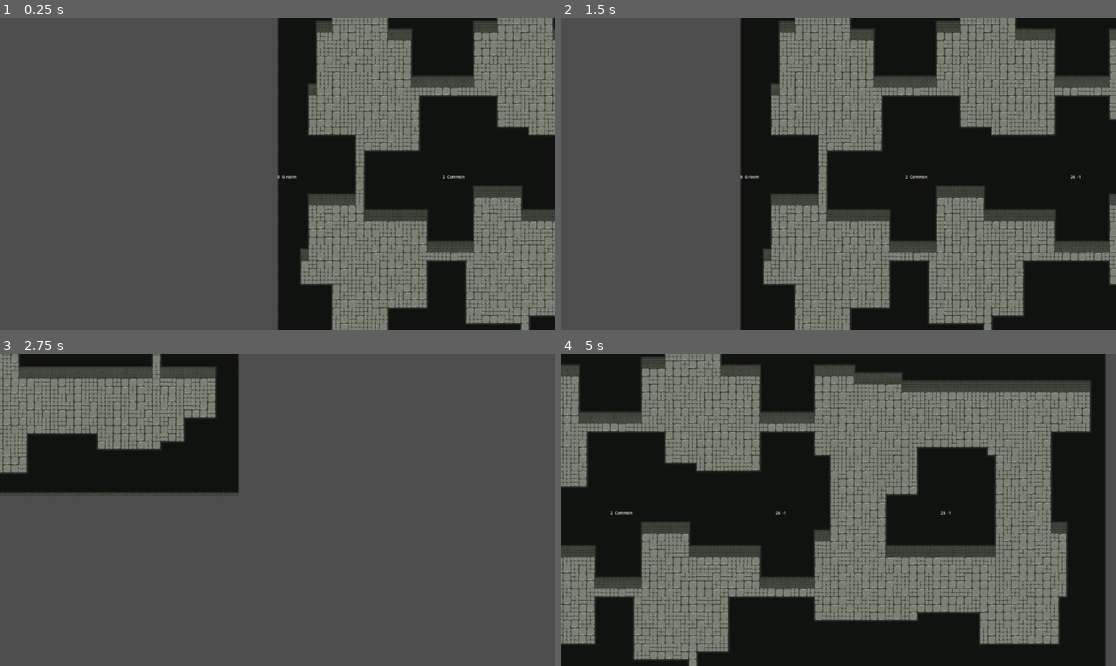
Above: before the commit, frames 1-4 (two rows, left to right).
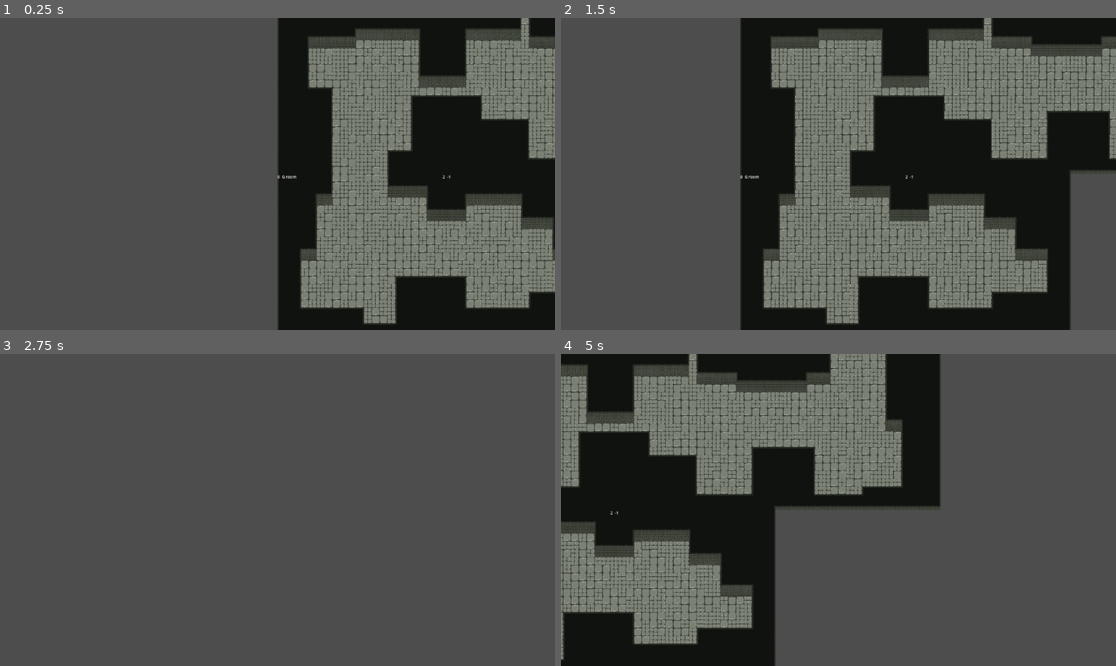
Above: after the commit, the same moments.

Repository: Sheroe0/2D-dungeon-generator
Game: Godot game, scene res://Level_generator/Level_gen.tscn
The game is run twice, just before and just after one commit, with the same random seed, the same clock (stepped at 60 frames per second) and the same inputs.
Inputs (mouse positions are in pixels of both pictures, inside the frame that each line leads up to):
- Up to frame 1 (0.25 s): no input
- Up to frame 2 (1.5 s): click (916, 217) at 0.5 s; tap Enter at 1.25 s; move the mouse to (960, 158) at 1.27 s; hold Right (ui_right) from 1.28 s (still down); click (960, 158) at 1.42 s
- Up to frame 3 (2.75 s): move the mouse to (166, 525) at 2.02 s; release Right (ui_right) at 2.03 s; hold Down (ui_down) from 2.03 s (still down); click (166, 525) at 2.17 s
- Up to frame 4 (5 s): move the mouse to (894, 441) at 2.77 s; release Down (ui_down) at 2.78 s; hold Right (ui_right) 2.78-3.53 s; click (894, 441) at 2.92 s; move the mouse to (810, 572) at 3.52 s; hold Up (ui_up) 3.53-4.28 s; click (810, 572) at 3.67 s; move the mouse to (1005, 556) at 4.27 s; hold Left (ui_left) from 4.28 s (still down); click (1005, 556) at 4.42 s; tap Escape (ui_cancel) at 4.9 s

The runs differ from the first frame. In frame 1, 16% of the frame differs, in the area x 54-100%, y 0-100%; in frame 2, 24%; in frame 3, 17%; in frame 4, 59%, in the area x 0-99%, y 0-100%.

Commit message:
Working with the preset editor
The user interface has been created
Created new scripts:
res://Save_selected_area.gd
res://Mouse_behavior.gd
res://Main_editor_script.gd
res://Exclusion_button.gd

A script has been created to save presets in users derectory.

Diff:
--- /dev/null
+++ b/Exclusion_button.gd
@@ -0,0 +1,4 @@
+extends Button
+
+func _on_pressed():
+	$"../..".visible = false
--- a/Level_generator/Level_gen.gd
+++ b/Level_generator/Level_gen.gd
@@ -3,28 +3,28 @@
 #избавиться от MAIN
 
 #переменные которые вы можете настроить под себя:
-#ВАЖНО! rsc должно быть нечётным для чёткого определения центра комнаты
-const rsc = 21 #количество клеток в комнате room_size_cell
-const size = 32 #пикселей в тайле
-const enemy_spawn_chans = 2 #процентов
-const pres_bild_spawn_chans = 100 # шанс спавна объекта в центре
-const passage_size = 7 # размер прохода между чанками
+#ВАЖНО! RSC должно быть нечётным для чёткого определения центра комнаты
+const RSC = 21 #количество клеток в комнате room_size_cell
+const SIZE = 32 #пикселей в тайле
+const ENEMY_SPAWN_CHANCE = 2 #процентов
+const PRES_DILD_SPAWN_CHANCE = 100 # шанс спавна объекта в центре
+const PASSAGE_SIZE = 7 # размер прохода между чанками
 var room_count = 20 #этот параметр не отражает финальное колличество комнат.
 #трейнсеты
-const wol1_id = 2 #основные стены в тайлмапе
-const wol2_id = 1 #хз как описать. ну допустим дополнительные тайлы стены
-const flor_id = 0 #тайлы пола
-const train_set_room = 0
+const WALL1_ID = 2 #основные стены в тайлмапе
+const WALL2_ID = 1 #хз как описать. ну допустим дополнительные тайлы стены
+const FLOR_ID = 0 #тайлы пола
+const TRAIN_SET_ROOM = 0
 
 ###################################
 ## шансы появления редких комнат ##
 ###################################
 
-var chans_no_common = 50        #шанс появления не комон румы
+var chance_no_common = 50        #шанс появления не комон румы
 
 #сумма всех шансов ниже не должна привышать 100
-var chans_spavn_event_room = 0  #шанс появления ивентовой румы
-var chans_random_room = 0       #шанс появления рандомно составленной румы
+var chance_spavn_event_room = 0  #шанс появления ивентовой румы
+var chance_random_room = 0       #шанс появления рандомно составленной румы
 								#шанс появления большой румы 100 минус шансы выше
 
 ############################
@@ -32,14 +32,14 @@
 ############################
 
 #сумма всех шансов ниже не должна привышать 100
-var chans_doble_room = 40       #шанс появления двойной комнаты
-var chans_g_room = 40           #шанс появления Г комнаты
+var chance_double_room = 40       #шанс появления двойной комнаты
+var chance_g_room = 40           #шанс появления Г комнаты
 								#шанс появления квадратной румы 100 минус шансы выше
 
 #переменные заложенные в основу. трогать не стоит
-var doble_room_patern = [[Vector2(0,0),Vector2(0,1)],[Vector2(0,0),Vector2(0,-1)],
+var double_room_pattern = [[Vector2(0,0),Vector2(0,1)],[Vector2(0,0),Vector2(0,-1)],
 						[Vector2(0,0),Vector2(1,0)],[Vector2(0,0),Vector2(-1,0)]]
-var g_room_patern = [[Vector2(0,0),Vector2(0,1),Vector2(1,1)],
+var g_room_pattern = [[Vector2(0,0),Vector2(0,1),Vector2(1,1)],
 					[Vector2(0,0),Vector2(0,1),Vector2(-1,1)],
 					[Vector2(0,0),Vector2(0,-1),Vector2(-1,-1)],
 					[Vector2(0,0),Vector2(0,-1),Vector2(1,-1)],
@@ -51,11 +51,11 @@
 					[Vector2(0,0),Vector2(-1,0),Vector2(0,-1)],
 					[Vector2(0,0),Vector2(1,0),Vector2(0,-1)],
 					[Vector2(0,0),Vector2(-1,0),Vector2(0,-1)]]
-var sqaer_room_patern = [[Vector2(0,0),Vector2(1,0),Vector2(1,1),Vector2(0,1)],
+var square_room_pattern = [[Vector2(0,0),Vector2(1,0),Vector2(1,1),Vector2(0,1)],
 						[Vector2(0,0),Vector2(-1,0),Vector2(-1,-1),Vector2(0,-1)],
 						[Vector2(0,0),Vector2(1,0),Vector2(1,-1),Vector2(0,-1)],
 						[Vector2(0,0),Vector2(-1,0),Vector2(-1,1),Vector2(0,1)],]
-const centr:int = int(floor(rsc/2.0))
+var centr:int = int(floor(RSC/2.0))
 #var enemy = preload("res://scens/Enemys/Slime/TestBrain.tscn")
 var enemy_count = 0
 var enemy_name
@@ -75,45 +75,47 @@
 	generate_level()
 	#отладочные принты
 	for i in dict_r:
-		var child = Label.new()  # создание нового узла
+		var child = Label.new()  # создание нового узла метки
 		add_child(child)  # добавление узла в текущий узел
-		child.position = dict_r[i]["Pos"] * rsc * size
+		child.position = dict_r[i]["Pos"] * RSC * SIZE
 		child.text = str(i) +"  "+ str(dict_r[i]["Type"]) # установка текста метки
 		print(i,": Pos: ",dict_r[i]["Pos"],"\n")
 		print("    Type: ",dict_r[i]["Type"],"\n")
-		print("    Chanks: ",dict_r[i]["Chanks"],"\n")
+		print("    Chunks: ",dict_r[i]["Chunks"],"\n")
 		print("    Blocked: ",dict_r[i]["Blocked"],"\n")
 		print("    Enter: ",dict_r[i]["Enter"],"\n")
 		print("    Corners: ",dict_r[i]["Corners"],"\n")
 
+################################################################################################
 # Главная функция вызывающая поочерёдно функции генерирующие уровень
+################################################################################################
 func generate_level():
 	#рандомный шагатель создаюший уровень
-	rundom_shag(room_count)
+	random_step(room_count)
 	#начальное заполнение информации о комнате dict_r
 	for i in room_count:
 		initial_filling(i)
 	#выбор типа комнаты если не заблокирована
 	for i in room_count:
-		if !dict_r[i]["Blocked"] and chans_no_common > rng.randi_range(0,100):
+		if !dict_r[i]["Blocked"] and chance_no_common > rng.randi_range(0,100):
 			choosing_type_room(i)
 	#добавление параметра Enter в словарь информации о комнате
 	for i in room_count:
 		dict_r[i]["Enter"] = [0,0,0,0]
 	#объединяем комнаты в дерево
-	arrangement_outputs_and_inputs( build_tree() )
+	arrange_outputs_and_inputs( build_tree() )
 	#собираем чанки из тайлов
 	for i in dict_r:
-		create_chank(i)
+		create_chunk(i)
 		t_map.set_cells_terrain_connect(0,dict_r[i]["Flor_tile"],0,0,false)
-		t_map.set_cells_terrain_connect(0,dict_r[i]["Wol1_tile"],0,1,false)
-		t_map.set_cells_terrain_connect(0,dict_r[i]["Wol2_tile"],0,2,false)
+		t_map.set_cells_terrain_connect(0,dict_r[i]["Wall1_tile"],0,1,false)
+		t_map.set_cells_terrain_connect(0,dict_r[i]["Wall2_tile"],0,2,false)
 	#делаем проходы между чанками
 	for i in dict_r:
 		add_passages_between_chunks(i)
 	#делаем проходы между комнатами
 	for i in dict_r:
-		add_passages_between_room(i)
+		add_passages_between_rooms(i)
 		for element in dict_r[i]["Passages"]:
 			if dict_r[i]["Passages_wall1"].has(element):
 				dict_r[i]["Passages_wall1"].erase(element)
@@ -128,7 +130,7 @@
 #рандомный шагатель создаюший уровень
 #получает на вход колличестко комнат для генерации и заполняет глобальный вектор позиций комнат
 ################################################################################################
-func rundom_shag(rc):
+func random_step(rc):
 	var y :int = 0
 	var x :int = 0
 	while room_pos.size()<rc:
@@ -148,7 +150,7 @@
 	dict_r[i] = {
 		"Pos" = room_pos[i],
 		"Type" = "Common",
-		"Chanks" = [Vector2(0,0)],
+		"Chunks" = [Vector2(0,0)],
 		"Blocked" = blocked,
 	}
 #	dict_r[i]["Enter"] = [0,0,0,0],
@@ -156,53 +158,53 @@
 # определение типа комнаты на основе глобальных шансов. принимает на вход id румы
 ################################################################################################
 func choosing_type_room(i):
-	var chans = rng.randi_range(0,100)
+	var chance = rng.randi_range(0,100)
 	var pos = dict_r[i]["Pos"]
 	#это эвент румы
-	if chans < chans_spavn_event_room:
+	if chance < chance_spavn_event_room:
 		pass
 	#это рандомные румы
-	elif chans < chans_random_room + chans_spavn_event_room:
+	elif chance < chance_random_room + chance_spavn_event_room:
 		pass
 	#это биг румы
 	else:
-		big_room_kreator(i)
+		big_room_creator(i)
 
 ################################################################################################
 # функция для генерации комнат состоящих из нескольких чанков. создаётся по заданому пресету.
 # возможно расширение функционала пользователем. например вы можете добавить Т румы
 ################################################################################################
-func big_room_kreator(i):
+func big_room_creator(i):
 	var pos = dict_r[i]["Pos"]
-	var chans = rng.randi_range(0,100)
+	var chance = rng.randi_range(0,100)
 	#это даблрумы
-	if chans < chans_doble_room and checking_validity_placement(doble_room_patern,pos):
+	if chance < chance_double_room and check_validity_placement(double_room_pattern,pos):
 		for v in VARIANT:
-			creating_auxiliary_room(v+pos)
-		dict_r[i]["Type"] = "Doble"
-		dict_r[i]["Chanks"] = VARIANT
+			create_auxiliary_room(v+pos)
+		dict_r[i]["Type"] = "double"
+		dict_r[i]["Chunks"] = VARIANT
 	#это г румы
-	elif chans < chans_doble_room + chans_g_room and checking_validity_placement(g_room_patern,pos):
+	elif chance < chance_double_room + chance_g_room and check_validity_placement(g_room_pattern,pos):
 		for v in VARIANT:
-			creating_auxiliary_room(v+pos)
+			create_auxiliary_room(v+pos)
 		dict_r[i]["Type"] = "G room"
-		dict_r[i]["Chanks"] = VARIANT
+		dict_r[i]["Chunks"] = VARIANT
 	#это квадрат
-	elif checking_validity_placement(sqaer_room_patern,pos):
+	elif check_validity_placement(square_room_pattern,pos):
 		for v in VARIANT:
-			creating_auxiliary_room(v+pos)
+			create_auxiliary_room(v+pos)
 		dict_r[i]["Type"] = "Sqare"
-		dict_r[i]["Chanks"] = VARIANT
+		dict_r[i]["Chunks"] = VARIANT
 	else:
 		dict_r[i]["Blocked"] = true
-		dict_r[i]["Chanks"] = [Vector2(0,0)]
+		dict_r[i]["Chunks"] = [Vector2(0,0)]
 
 ################################################################################################
 # функция определяющая какой из пресетов подходит для создания комнаты.
 # возвращает тру если есть пресет подходящий под окружение комнаты.
 # так же задаёт глобальную переменную VARIANT в которой содержится подходящий пресет румы.
 ################################################################################################
-func checking_validity_placement(pattern,pos):
+func check_validity_placement(pattern,pos):
 	pattern.shuffle()
 	var found = true # флаг
 	for variant in pattern:
@@ -223,7 +225,7 @@
 # задаёт значение чанка -1, обозначая принадлежность к большой комнате и блокирует его.
 # на вход принимает позицию чанка
 ################################################################################################
-func creating_auxiliary_room(p):
+func create_auxiliary_room(p):
 	if !room_pos.has(p):
 		room_pos.append(p)
 		room_count += 1
@@ -287,7 +289,7 @@
 # функция интерпритирующая дерево построенное BFS в удобный для использования масив данных
 # принимает на вход дерево чанков
 ################################################################################################
-func arrangement_outputs_and_inputs(tree):
+func arrange_outputs_and_inputs(tree):
 	var keys = tree.keys()
 	var values = tree.values()
 
@@ -314,10 +316,10 @@
 # генерация тайлов чанка
 # принимает на вход индекс чанка
 ################################################################################################
-func create_chank(index):
-	var pos = Vector2i(dict_r[index]["Pos"].x,dict_r[index]["Pos"].y) * Vector2i(rsc,rsc)
-	var array_wol1_pos: Array[Vector2i] = []
-	var array_wol2_pos: Array[Vector2i] = []
+func create_chunk(index):
+	var pos = Vector2i(dict_r[index]["Pos"].x,dict_r[index]["Pos"].y) * Vector2i(RSC,RSC)
+	var array_Wall1_pos: Array[Vector2i] = []
+	var array_Wall2_pos: Array[Vector2i] = []
 	var array_flor_pos: Array[Vector2i] = []
 	var lu = Vector2i.ZERO #лево верх
 	var ld = Vector2i.ZERO #лево низ
@@ -325,15 +327,15 @@
 	var rd = Vector2i.ZERO #право низ
 	lu.x = rng.randi_range(3, centr -3)
 	ld.x = rng.randi_range(3, centr -3)
-	ru.x = rng.randi_range(centr + 3, rsc -3)
-	rd.x = rng.randi_range(centr + 3, rsc -3)
+	ru.x = rng.randi_range(centr + 3, RSC -3)
+	rd.x = rng.randi_range(centr + 3, RSC -3)
 	lu.y = rng.randi_range(3, centr - 3)
-	ld.y = rng.randi_range(centr + 3, rsc - 3)
+	ld.y = rng.randi_range(centr + 3, RSC - 3)
 	ru.y = rng.randi_range(3, centr - 3)
-	rd.y = rng.randi_range(centr + 3, rsc - 3)
+	rd.y = rng.randi_range(centr + 3, RSC - 3)
 	var corners = [lu,ld,ru,rd]
-	for i in rsc:
-		for j in rsc:
+	for i in RSC:
+		for j in RSC:
 			var tilePos = Vector2i(i,j) + pos
 			if (i>=lu.x and j>=lu.y) and (i<centr and j<centr):
 				array_flor_pos.append(tilePos)
@@ -344,32 +346,32 @@
 			elif (i<=rd.x and j<=rd.y) and (i>centr and j>centr):
 				array_flor_pos.append(tilePos)
 			else:
-				array_wol1_pos.append(tilePos)
+				array_Wall1_pos.append(tilePos)
 	#вторичная генерация стен
 	var point = lu.x
 	while point < centr:
-		array_wol1_pos.erase(Vector2i(point,lu.y-1) + pos)
-		array_wol2_pos.append(Vector2i(point,lu.y-1) + pos)
+		array_Wall1_pos.erase(Vector2i(point,lu.y-1) + pos)
+		array_Wall2_pos.append(Vector2i(point,lu.y-1) + pos)
 		point += 1
 	point = ru.x
 	while point >= centr:
-		array_wol1_pos.erase(Vector2i(point,ru.y-1) + pos)
-		array_wol2_pos.append(Vector2i(point,ru.y-1) + pos)
+		array_Wall1_pos.erase(Vector2i(point,ru.y-1) + pos)
+		array_Wall2_pos.append(Vector2i(point,ru.y-1) + pos)
 		point -= 1
 	point = ld.x
-	while array_wol1_pos.has(Vector2i(point,centr-1)+ pos):
-		array_wol1_pos.erase(Vector2i(point,centr) + pos)
-		array_wol2_pos.append(Vector2i(point,centr) + pos)
+	while array_Wall1_pos.has(Vector2i(point,centr-1)+ pos):
+		array_Wall1_pos.erase(Vector2i(point,centr) + pos)
+		array_Wall2_pos.append(Vector2i(point,centr) + pos)
 		point += 1
 	point = rd.x
-	while array_wol1_pos.has(Vector2i(point,centr-1)+ pos):
-		array_wol1_pos.erase(Vector2i(point,centr) + pos)
-		array_wol2_pos.append(Vector2i(point,centr) + pos)
+	while array_Wall1_pos.has(Vector2i(point,centr-1)+ pos):
+		array_Wall1_pos.erase(Vector2i(point,centr) + pos)
+		array_Wall2_pos.append(Vector2i(point,centr) + pos)
 		point -= 1
 
 	dict_r[index]["Flor_tile"]=array_flor_pos
-	dict_r[index]["Wol1_tile"]=array_wol2_pos
-	dict_r[index]["Wol2_tile"] =array_wol1_pos
+	dict_r[index]["Wall1_tile"]=array_Wall2_pos
+	dict_r[index]["Wall2_tile"] =array_Wall1_pos
 	dict_r[index]["Corners"]=corners
 
 ################################################################################################
@@ -379,44 +381,44 @@
 func add_passages_between_chunks(i):
 	dict_r[i]["Passages"] = []
 	dict_r[i]["Passages_wall1"] = []
-	for ch in dict_r[i]["Chanks"]:
-		if dict_r[i]["Chanks"].has(ch+Vector2(1,0)):
+	for ch in dict_r[i]["Chunks"]:
+		if dict_r[i]["Chunks"].has(ch+Vector2(1,0)):
 			var index = room_pos.find(dict_r[i]["Pos"]+ch)
 			dict_r[index]["Enter"][0]=0
 			index = room_pos.find(dict_r[i]["Pos"]+ch+Vector2(1,0))
 			dict_r[index]["Enter"][2]=0
-			var pos:Vector2i = (dict_r[i]["Pos"] + ch)*rsc
-			var variable = centr-int(passage_size/2+1)
-			for ord_x in rsc:
+			var pos:Vector2i = (dict_r[i]["Pos"] + ch)*RSC
+			var variable = centr-int(PASSAGE_SIZE/2+1)
+			for ord_x in RSC:
 				if t_map.get_cell_source_id(0,Vector2i(centr+ord_x,variable-1)+pos)==2:
 					dict_r[i]["Passages_wall1"].append(Vector2i(centr+ord_x,variable-1)+pos)
-				for ord_y in passage_size:
+				for ord_y in PASSAGE_SIZE:
 					dict_r[i]["Passages"].append(Vector2i(centr+ord_x,ord_y+variable)+pos)
-		if dict_r[i]["Chanks"].has(ch+Vector2(0,1)):
+		if dict_r[i]["Chunks"].has(ch+Vector2(0,1)):
 			var index = room_pos.find(dict_r[i]["Pos"]+ch)
 			dict_r[index]["Enter"][1]=0
 			index = room_pos.find(dict_r[i]["Pos"]+ch+Vector2(0,1))
 			dict_r[index]["Enter"][3]=0
-			var pos:Vector2i = (dict_r[i]["Pos"] + ch)*rsc
-			var variable = centr-int(passage_size/2)
-			for ord_x in passage_size:
-				for ord_y in rsc:
+			var pos:Vector2i = (dict_r[i]["Pos"] + ch)*RSC
+			var variable = centr-int(PASSAGE_SIZE/2)
+			for ord_x in PASSAGE_SIZE:
+				for ord_y in RSC:
 					dict_r[i]["Passages"].append(Vector2i(ord_x+variable,centr+ord_y)+pos)
 
 ################################################################################################
 # создание проходов между комнатами
 # принимает на вход индекс чанка
 ################################################################################################
-func add_passages_between_room(i):
+func add_passages_between_rooms(i):
 	if dict_r[i]["Enter"][0] == 1:
-		var pos: Vector2i = dict_r[i]["Pos"] * rsc + Vector2(centr,centr)
-		for j in rsc:
+		var pos: Vector2i = dict_r[i]["Pos"] * RSC + Vector2(centr,centr)
+		for j in RSC:
 			pos.x += 1
 			dict_r[i]["Passages"].append(pos)
 			if t_map.get_cell_source_id(0,Vector2i(pos.x,pos.y-1))==2:
 				dict_r[i]["Passages_wall1"].append(Vector2i(pos.x,pos.y-1))
 	if dict_r[i]["Enter"][1] == 1:
-		var pos: Vector2i = dict_r[i]["Pos"] * rsc + Vector2(centr,centr)
-		for j in rsc:
+		var pos: Vector2i = dict_r[i]["Pos"] * RSC + Vector2(centr,centr)
+		for j in RSC:
 			pos.y += 1
 			dict_r[i]["Passages"].append(pos)
--- /dev/null
+++ b/Main_editor_script.gd
@@ -0,0 +1,36 @@
+extends TileMap
+
+
+func save(rectangle, object_name):
+	var x = abs( rectangle[1].x - rectangle[0].x )
+	var y = abs( rectangle[1].y - rectangle[0].y )
+	var tile_pos = Vector2.ZERO
+	var tpy = rectangle[0].y
+	var source_arr = [object_name,Vector2i(x,y)]
+
+	if rectangle[0].x<rectangle[1].x: tile_pos.x = rectangle[0].x
+	else: tile_pos.x = rectangle[1].x
+	if rectangle[0].y<rectangle[1].y: tile_pos.y = rectangle[0].y
+	else:
+		tile_pos.y = rectangle[1].y
+		tpy = rectangle[1].y
+
+	if x<1:x=1
+	if y<1:y=1
+	for i in x:
+		for j in y:
+			source_arr.append( [get_cell_source_id(0,tile_pos),tile_pos] )
+			tile_pos.y+=1
+		tile_pos.y = tpy
+		tile_pos.x+=1
+	print(rectangle)
+	for i in source_arr.size():
+		print(source_arr[i])
+
+	var file_path = "user://TileMap_source.dat"
+	var file = FileAccess.open(file_path, FileAccess.READ_WRITE) # Открытие файла для записи, если он существует
+	if !file:
+		file = FileAccess.open(file_path, FileAccess.WRITE)
+	file.seek_end()
+	file.store_string(str(source_arr)+"\n")
+	file.close() # Закрываем файл
--- a/Mouse_behavior.gd
+++ b/Mouse_behavior.gd
@@ -7,14 +7,21 @@
 var sc_buf
 var rectangle_buf = []
 var grab = false
+var highlighting = false
 
 func _process(delta):
 	queue_redraw()
-	if Input.is_mouse_button_pressed(MOUSE_BUTTON_LEFT):
-		if !grab:
-			rectangle_buf.clear()
-			sc_buf = selected_cell
-		grab = true
+	if Input.is_action_pressed("ui_cancel"):
+		highlighting = false
+		rectangle_buf.clear()
+
+	if Input.is_mouse_button_pressed(MOUSE_BUTTON_RIGHT):
+		if !highlighting:
+			if !grab:
+				rectangle_buf.clear()
+				sc_buf = selected_cell
+			grab = true
+			highlighting = true
 	else:
 		if grab:
 			rectangle_buf = [sc_buf,selected_cell]
--- /dev/null
+++ b/Save_selected_area.gd
@@ -0,0 +1,13 @@
+extends Button
+
+func _on_pressed():
+	var rb = $"../../../../../../Mouse_behavior".rectangle_buf.duplicate()
+	if rb.size()>0 and abs(rb[1].x-rb[0].x)>1 and abs(rb[1].y-rb[0].y)>1:
+		rb[0]+=Vector2i(1,1)
+		rb[1]-=Vector2i(1,1)
+		var object_name = $"../LineEdit".text
+
+		$"../../../../../../MainTileMap".save(rb,object_name)
+	else:
+		$"../../../../../Panel".visible = true
+		$"../../../../../Panel/VBoxContainer/Label".text = "Область не выбрана или мала"
--- a/editor.tscn
+++ b/editor.tscn
@@ -1,19 +1,17 @@
-[gd_scene load_steps=5 format=3 uid="uid://cb6oq56niteq8"]
+[gd_scene load_steps=8 format=3 uid="uid://cb6oq56niteq8"]
 
 [ext_resource type="Script" path="res://Camera2D.gd" id="1_f0vid"]
 [ext_resource type="Script" path="res://Mouse_behavior.gd" id="1_f75ck"]
 [ext_resource type="TileSet" uid="uid://ijqrcpxms8ut" path="res://Level_generator/Main_tile_set.tres" id="2_f76vj"]
 [ext_resource type="Texture2D" uid="uid://pe2xia328u47" path="res://red.bmp" id="3_prt08"]
+[ext_resource type="Script" path="res://Main_editor_script.gd" id="4_j71ks"]
+[ext_resource type="Script" path="res://Save_selected_area.gd" id="5_bxdyv"]
+[ext_resource type="Script" path="res://Exclusion_button.gd" id="7_embkg"]
 
-[node name="Editor" type="Control"]
-layout_mode = 3
-anchors_preset = 15
-anchor_right = 1.0
-anchor_bottom = 1.0
-grow_horizontal = 2
-grow_vertical = 2
+[node name="Editor" type="Node2D"]
 
 [node name="Mouse_behavior" type="Control" parent="."]
+layout_mode = 3
 anchors_preset = 0
 script = ExtResource("1_f75ck")
 
@@ -21,12 +19,76 @@
 position = Vector2(291, 305)
 texture = ExtResource("3_prt08")
 
-[node name="TileMap" type="TileMap" parent="."]
+[node name="MainTileMap" type="TileMap" parent="."]
 tile_set = ExtResource("2_f76vj")
 format = 2
-layer_0/tile_data = PackedInt32Array(655366, 2, 1, 589830, 3 …(263 unchanged characters)… , 131074, 2, 655372, 131074, 4, 655371, 393218, 4, 655370, 655362, 2, 720906, 720898, 3, 720905, 262146, 0, 720904, 196610, 0)
+layer_0/tile_data = PackedInt32Array(655366, 2, 1, 589830, 3 …(263 unchanged characters)… , 131074, 2, 655372, 131074, 4, 655371, 2, 0, 655370, 65536, 0, 720906, 327680, 0, 720905, 131072, 0, 720904, 327680, 0, 786438, 65536, 0, 720902, 262144, 0, 720903, 262144, 0, 655368, 131072, 0, 655367, 327680, 0, 589831, 65536, 0, 786439, 65536, 0, 786440, 131072, 0, 851976, 0, 0, 655369, 131072, 0, 589834, 131072, 0, 524298, 0, 0, 458762, 262144, 0, 393226, 65536, 0, 393225, 65536, 0, 393224, 131072, 0, 393223, 327680, 0, 458759, 196608, 0, 524295, 262144, 0, 589832, 262144, 0, 589833, 131072, 0, 524297, 0, 0, 458761, 327680, 0, 458760, 262144, 0, 524296, 0, 0)
+script = ExtResource("4_j71ks")
 
-[node name="Control" type="Control" parent="."]
+[node name="AdditionalTileMap" type="TileMap" parent="."]
+tile_set = ExtResource("2_f76vj")
+format = 2
+
+[node name="Camera2D" type="Camera2D" parent="."]
+position = Vector2(576, 324)
+script = ExtResource("1_f0vid")
+
+[node name="Interfase" type="CanvasLayer" parent="."]
+
+[node name="HBoxContainer" type="HBoxContainer" parent="Interfase"]
+anchors_preset = 15
+anchor_right = 1.0
+anchor_bottom = 1.0
+grow_horizontal = 2
+grow_vertical = 2
+alignment = 2
+
+[node name="Panel" type="Panel" parent="Interfase/HBoxContainer"]
+custom_minimum_size = Vector2(300, 0)
+layout_mode = 2
+
+[node name="HBoxContainer" type="HBoxContainer" parent="Interfase/HBoxContainer/Panel"]
+layout_mode = 1
+anchors_preset = 10
+anchor_right = 1.0
+offset_bottom = 67.0
+grow_horizontal = 2
+theme_override_constants/separation = 5
+alignment = 1
+
+[node name="VBoxContainer" type="VBoxContainer" parent="Interfase/HBoxContainer/Panel/HBoxContainer"]
+custom_minimum_size = Vector2(200, 0)
+layout_mode = 2
+theme_override_constants/separation = 5
+
+[node name="Save_selected_area" type="Button" parent="Interfase/HBoxContainer/Panel/HBoxContainer/VBoxContainer"]
+layout_mode = 2
+text = "Сохранить"
+script = ExtResource("5_bxdyv")
+
+[node name="LineEdit" type="LineEdit" parent="Interfase/HBoxContainer/Panel/HBoxContainer/VBoxContainer"]
+layout_mode = 2
+placeholder_text = "Введите название"
+
+[node name="Button" type="Button" parent="Interfase/HBoxContainer/Panel/HBoxContainer/VBoxContainer"]
+layout_mode = 2
+text = "1231
+"
+
+[node name="Panel" type="Panel" parent="Interfase"]
+anchors_preset = 8
+anchor_left = 0.5
+anchor_top = 0.5
+anchor_right = 0.5
+anchor_bottom = 0.5
+offset_left = -100.0
+offset_top = -100.0
+offset_right = 100.0
+offset_bottom = 100.0
+grow_horizontal = 2
+grow_vertical = 2
+
+[node name="VBoxContainer" type="VBoxContainer" parent="Interfase/Panel"]
 layout_mode = 1
 anchors_preset = 15
 anchor_right = 1.0
@@ -34,19 +96,17 @@
 grow_horizontal = 2
 grow_vertical = 2
 
-[node name="Camera2D" type="Camera2D" parent="Control"]
-position = Vector2(576, 324)
-script = ExtResource("1_f0vid")
+[node name="Label" type="Label" parent="Interfase/Panel/VBoxContainer"]
+custom_minimum_size = Vector2(200, 150)
+layout_mode = 2
+horizontal_alignment = 1
+autowrap_mode = 3
+clip_text = true
 
-[node name="HBoxContainer" type="HBoxContainer" parent="Control"]
-layout_mode = 1
-anchors_preset = 15
-anchor_right = 1.0
-anchor_bottom = 1.0
-grow_horizontal = 2
-grow_vertical = 2
-alignment = 2
+[node name="Button" type="Button" parent="Interfase/Panel/VBoxContainer"]
+layout_mode = 2
+text = "ОХ"
+script = ExtResource("7_embkg")
 
-[node name="Panel" type="Panel" parent="Control/HBoxContainer"]
-custom_minimum_size = Vector2(200, 0)
-layout_mode = 2
+[connection signal="pressed" from="Interfase/HBoxContainer/Panel/HBoxContainer/VBoxContainer/Save_selected_area" to="Interfase/HBoxContainer/Panel/HBoxContainer/VBoxContainer/Save_selected_area" method="_on_pressed"]
+[connection signal="pressed" from="Interfase/Panel/VBoxContainer/Button" to="Interfase/Panel/VBoxContainer/Button" method="_on_pressed"]
